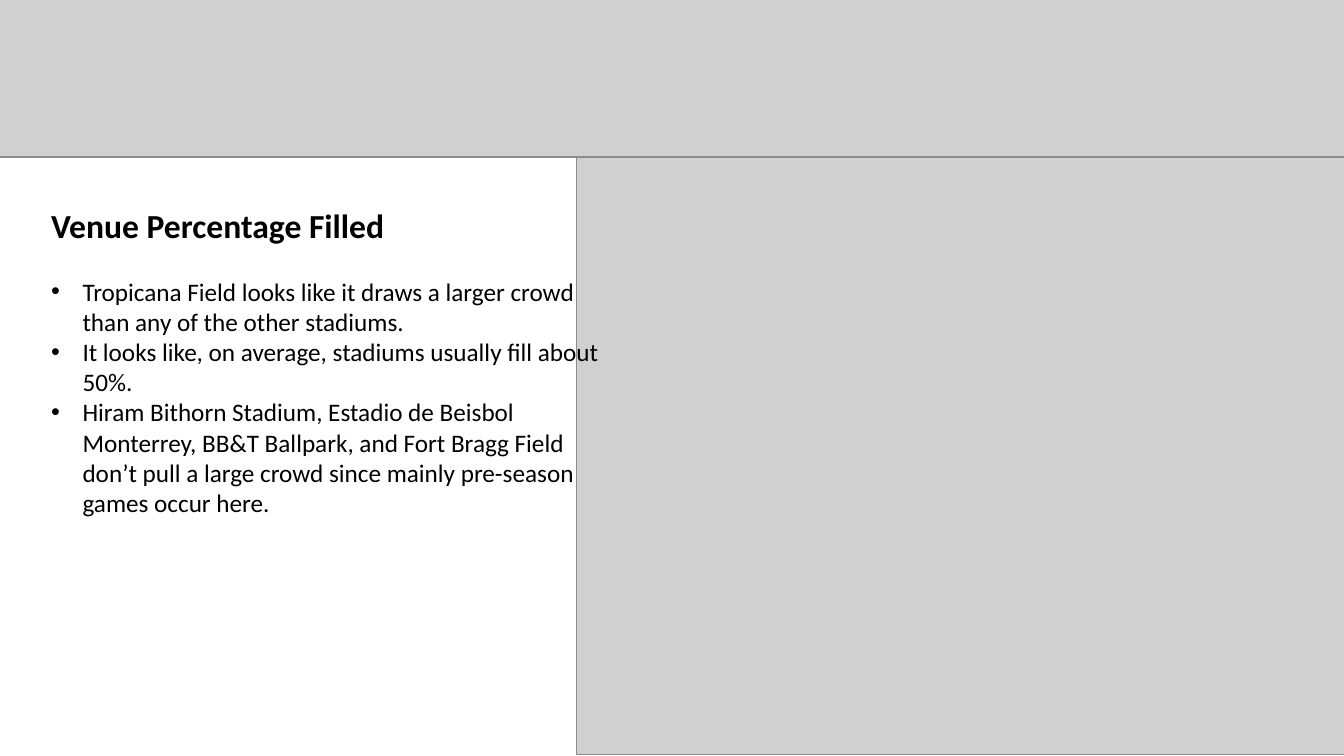
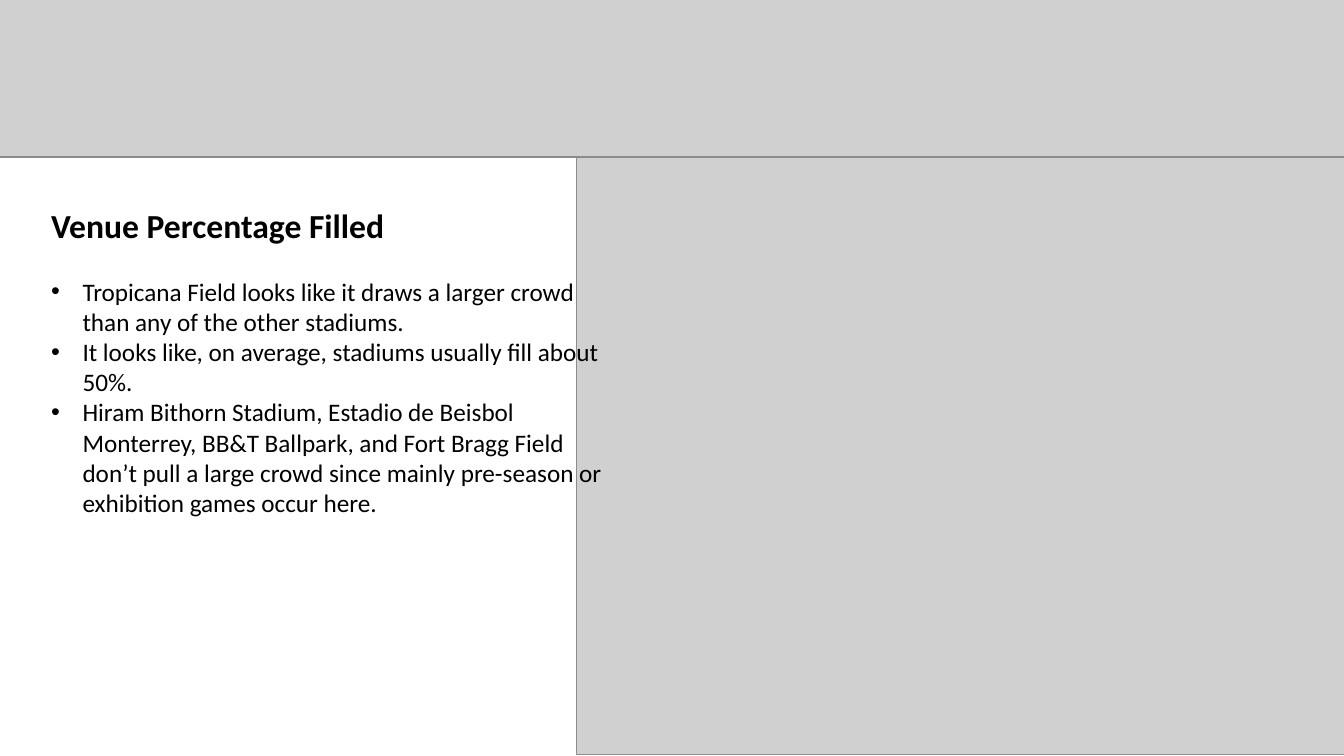
Before and after one commit to jorgepires311/Baseball-Attendance, a slide deck: slide 3 of Baseball_Attendance.pptx. Drawn at 1344x756 pixels with LibreOffice and Linux fonts; fonts in the diff are those of the drawing; grey boxes stand for pictures. Boxes give left, top, right and bottom in pixels: in the first picture for what was removed or moved away, otherwise in the second. Text is boxed around its words. In the diff, an @@ line names an element or a change of style, - is before the commit and + after.

Commit message:
Updated presentation powerpoint

```diff
--- a/Baseball_Attendance.pptx
+++ b/Baseball_Attendance.pptx
@@ text at <box>83,403,601,517</box>: text changed @@
-• Hiram Bithorn Stadium, Estadio de Beisbol Monterrey, BB&T Ballpark, and Fort Bragg Field don’t pull a large crowd since mainly pre-season games occur here.
+• Hiram Bithorn Stadium, Estadio de Beisbol Monterrey, BB&T Ballpark, and Fort Bragg Field don’t pull a large crowd since mainly pre-season or exhibition games occur here.
```
Also in this commit, not shown: 2 other slides changed, 1 slide added, 1 slide removed.
